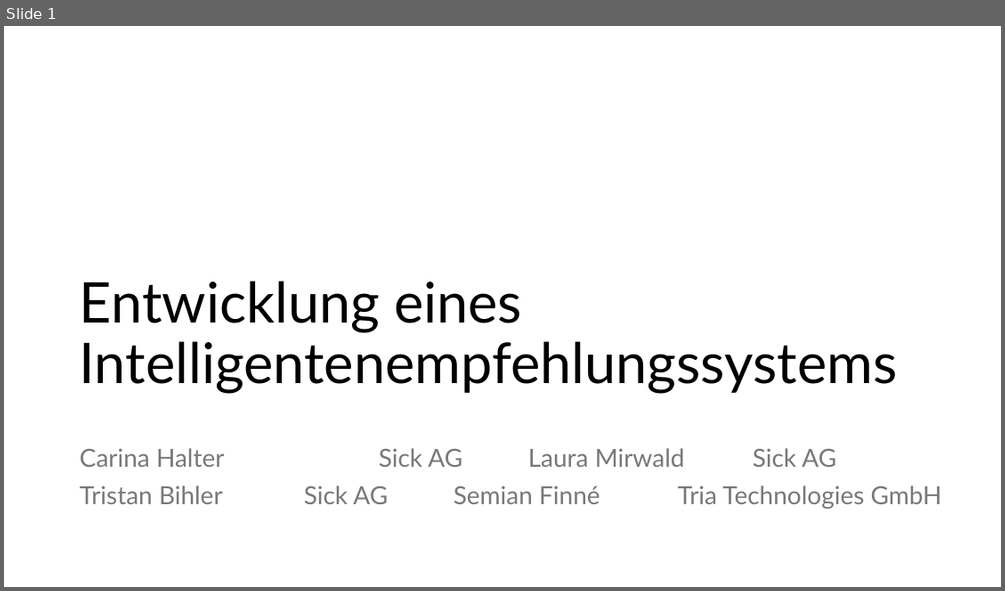
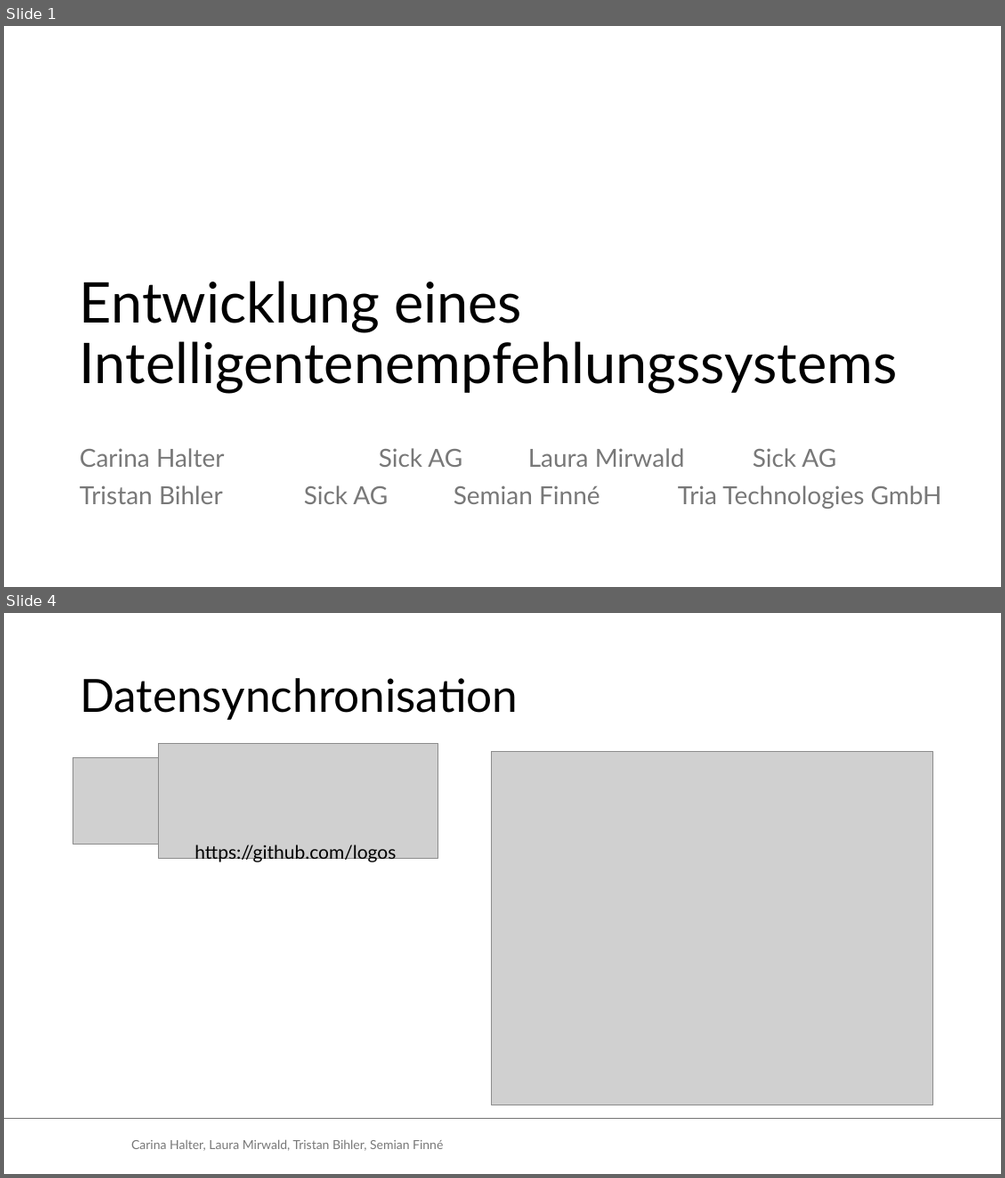
Before and after one commit to Tristan-Bihler/2_Semester_Projekt, a slide deck: Dokumentation/Entwicklung eines Intelligentenempfehlungssystems.pptx. Shown one above the other, each under a label of ours: slide 1 before the commit, slides 1 and 4 after it; the slides between them are not shown. The pictures are 1005x591 and 1005x1178 pixels, drawn with LibreOffice and Linux fonts; fonts in the diff are those of the drawing; grey boxes stand for pictures; background and template pictures are left out. Boxes give left, top, right and bottom in pixels: in the first picture for what was removed or moved away, otherwise in the second. Text is boxed around its words. In the diff, an @@ line names an element or a change of style, - is before the commit and + after.

```diff
--- a/Dokumentation/Entwicklung eines Intelligentenempfehlungssystems.pptx
+++ b/Dokumentation/Entwicklung eines Intelligentenempfehlungssystems.pptx
@@ slide 4 added at (4, 613, 1001, 1174), background #FFFFFF @@
@@ title added at (80, 678, 518, 720), 44 pt, text #000000 @@
+Datensynchronisation
@@ picture added at (159, 743, 438, 858) @@
@@ picture added at (73, 757, 159, 844) @@
@@ picture added at (492, 751, 932, 1105) @@
@@ text added at (194, 844, 396, 863), 18 pt, text #000000 @@
+https://github.com/logos
@@ line added from (4, 1119) to (1001, 1119), #747474 1.5 pt @@
@@ text added at (131, 1139, 443, 1151), 12 pt, text #797979 @@
+Carina Halter, Laura Mirwald, Tristan Bihler, Semian Finné
```
Also in this commit, not shown: 3 slides changed, 8 other slides added, 2 slides removed, 1 other file.
